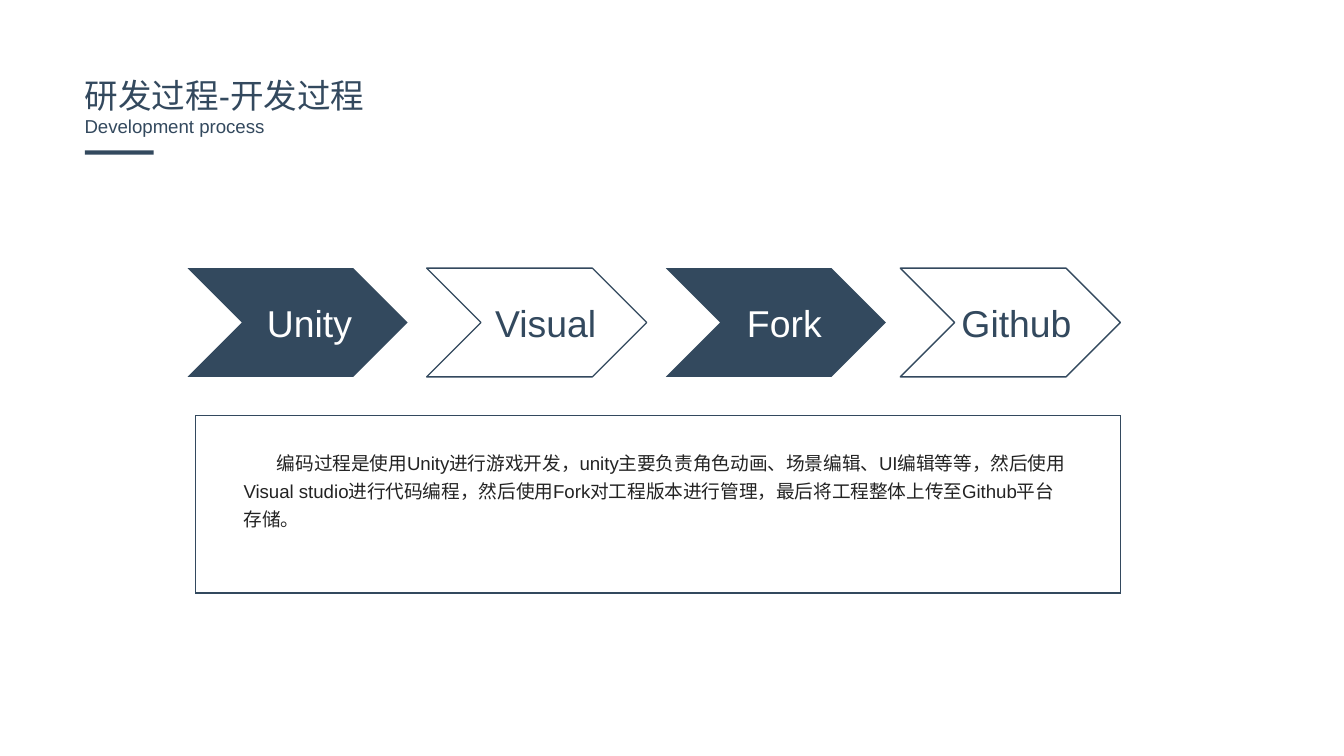
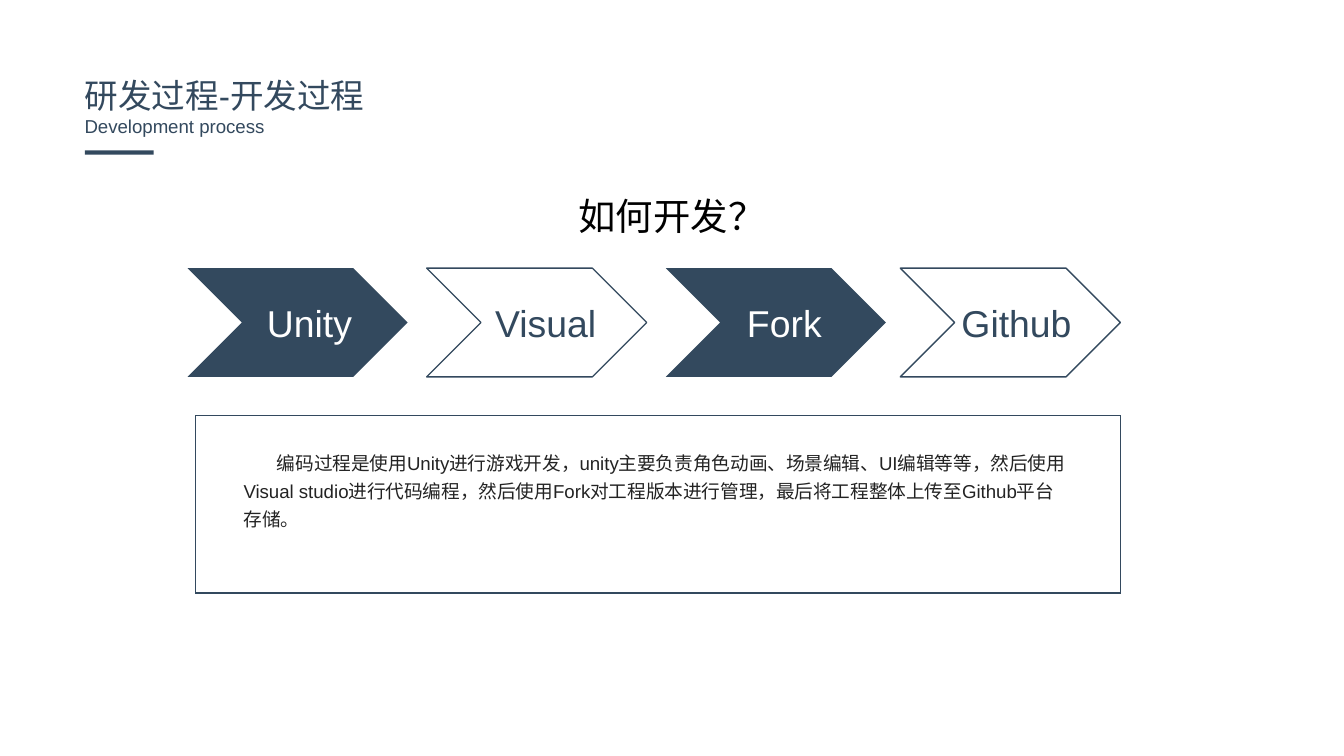
Before and after one commit to dehema/Unity-TotalWar, a slide deck: slide 11 of Product/文档/答辩PPT.pptx (slide 10 before the commit). Drawn at 1344x756 pixels with LibreOffice and Linux fonts; fonts in the diff are those of the drawing; background and template pictures are left out. Boxes give left, top, right and bottom in pixels: in the first picture for what was removed or moved away, otherwise in the second. Text is boxed around its words. In the diff, an @@ line names an element or a change of style, - is before the commit and + after.

```diff
--- a/Product/文档/答辩PPT.pptx
+++ b/Product/文档/答辩PPT.pptx
@@ text added at <box>579,198,766,233</box>, 20 pt, text #000000 @@
+如何开发？
```
Also in this commit, not shown: 1 other slide changed, 1 slide added.
